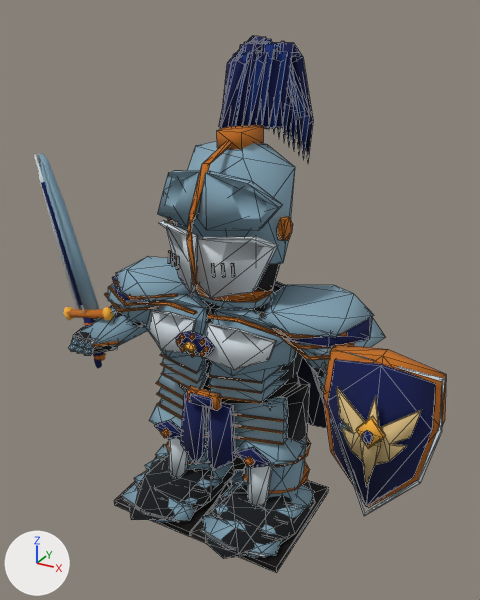
Renders of the glTF model assets/rogue/styled/models/knight.glb from each side of a commit.
Both versions are drawn from a camera (50 mm lens) standing at (1.74, -3.09, 2.9) and looking at (0.02, 0.04, 1.34). Every picture has the same lights, and +X, +Y and +Z are marked at lower left. The picture after the commit comes second. Mesh edges are drawn as thin lines on the coarser meshes. Where no turn or scale is listed for an object, it has been applied to the vertices.

Objects in the first picture: 'Arm_L_Geometry', 'Arm_R_Geometry', 'Body_Geometry', 'Head_Geometry', 'Leg_L_Geometry', 'Leg_R_Geometry', 'Weapon_Cutlass_Geometry', 'Weapon_Pistol_Geometry'.
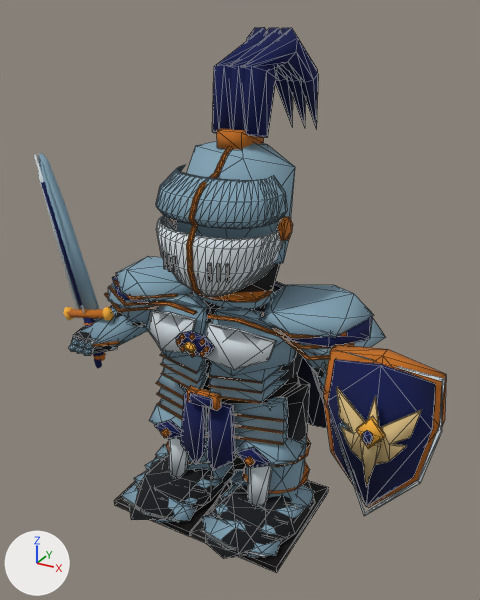
Boxes [x1, y1, x2, y2] around the edits, measured in the pictures (480 x 600 px):
'Head_Geometry', reshaped: before [157, 36, 313, 298]; after [156, 27, 318, 297]
part 1 of me_sphere_101, added: after [173, 256, 177, 274]
part 2 of me_sphere_101, added: after [168, 254, 172, 272]
part 3 of me_sphere_101, added: after [163, 252, 167, 269]
part 4 of me_sphere_101, added: after [208, 263, 212, 281]
part 5 of me_sphere_101, added: after [217, 264, 221, 282]
part 6 of me_sphere_101, added: after [226, 264, 230, 282]
part 7 of me_sphere_101, rebuilt: before [187, 141, 232, 287]; after [186, 147, 232, 296]
part 8 of me_sphere_101, rebuilt: before [221, 36, 269, 129]; after [212, 27, 292, 133]
part 9 of me_sphere_101, rebuilt: before [232, 39, 275, 132]; after [228, 28, 306, 130]
part 10 of me_sphere_101, rebuilt (202% wider, 12% taller): before [157, 170, 200, 227]; after [156, 165, 288, 229]
part 11 of me_sphere_101, rebuilt (231% wider, 11% taller): before [159, 220, 197, 294]; after [156, 215, 284, 297]
part 12 of me_sphere_101, added (blue): after [242, 28, 318, 137]
part 13 of me_sphere_101, deleted: before [168, 49, 283, 298]
part 14 of me_sphere_101, deleted (blue): before [219, 36, 313, 161]

What changed in the scene script:
```text
Change me_sphere_101:
    used by ob_head_geometry; location = (0.0, 0.004, 1.631)
    remove me_sphere_101.from_pydata(...)  # 450 vertices, 764 faces; spans x -0.359..0.359, y -0.461..0.835, z -0.259..1.132
    add me_sphere_101.from_pydata(...)  # 854 vertices, 1640 faces; spans x -0.359..0.359, y -0.473..0.766, z -0.259..1.175
    me_sphere_101 part 1: a new loose piece, a box spanning x -0.112..-0.098, y -0.446..-0.433, z 0.012..0.106, in mat_knight___goemon_matte_painted_palette (picture img_knight)
    me_sphere_101 part 2: a new loose piece, a box spanning x -0.154..-0.14, y -0.432..-0.419, z 0.012..0.106, in mat_knight___goemon_matte_painted_palette (picture img_knight)
    me_sphere_101 part 3: a new loose piece, a box spanning x -0.196..-0.182, y -0.412..-0.399, z 0.012..0.106, in mat_knight___goemon_matte_painted_palette (picture img_knight)
    me_sphere_101 part 4: a new loose piece, a box spanning x 0.098..0.112, y -0.446..-0.433, z 0.012..0.106, in mat_knight___goemon_matte_painted_palette (picture img_knight)
    me_sphere_101 part 5: a new loose piece, a box spanning x 0.14..0.154, y -0.432..-0.419, z 0.012..0.106, in mat_knight___goemon_matte_painted_palette (picture img_knight)
    me_sphere_101 part 6: a new loose piece, a box spanning x 0.182..0.196, y -0.412..-0.399, z 0.012..0.106, in mat_knight___goemon_matte_painted_palette (picture img_knight)
    me_sphere_101 part 7: the loose piece of 14 vertices spanning x -0.018..0.02, y -0.461..0.263, z -0.047..0.663 is rebuilt with 193 vertices and now spans x -0.016..0.016, y -0.473..0.066, z -0.123..0.655
    me_sphere_101 part 8: the loose piece of 14 vertices spanning x -0.138..-0.01, y 0.035..0.586, z 0.598..1.132 is rebuilt with 33 vertices and now spans x -0.2..0.04, y -0.014..0.766, z 0.589..1.175
    me_sphere_101 part 9: the loose piece of 14 vertices spanning x -0.116..0.004, y 0.085..0.618, z 0.568..1.119 is rebuilt with 33 vertices and now spans x -0.115..0.125, y -0.014..0.766, z 0.589..1.175
    me_sphere_101 part 10: the loose piece of 12 vertices spanning x -0.348..-0.013, y -0.398..-0.12, z 0.258..0.527 is rebuilt with 200 vertices and now spans x -0.351..0.351, y -0.429..-0.064, z 0.277..0.489
    me_sphere_101 part 11: the loose piece of 12 vertices spanning x -0.335..-0.01, y -0.425..-0.134, z -0.121..0.23 is rebuilt with 250 vertices and now spans x -0.343..0.343, y -0.454..-0.064, z -0.126..0.229
    me_sphere_101 part 12: a new loose piece of 33 vertices spanning x -0.038..0.202, y -0.014..0.766, z 0.589..1.175, in mat_knight___goemon_matte_painted_palette (picture img_knight)
    me_sphere_101 part 13: 10 loose pieces with 124 vertices, spanning x -0.203..0.348, y -0.425..0.722, z -0.121..1.119, are deleted
    me_sphere_101 part 14
    196 vertices are removed from x -0.122..0.134, y 0.046..0.835, z 0.36..1.131
    336 faces are deleted
```
